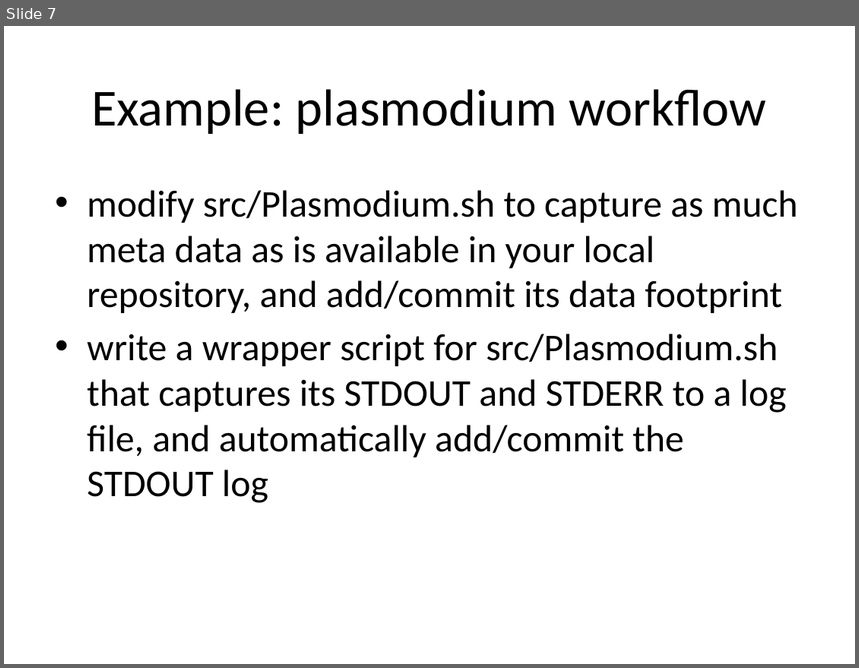
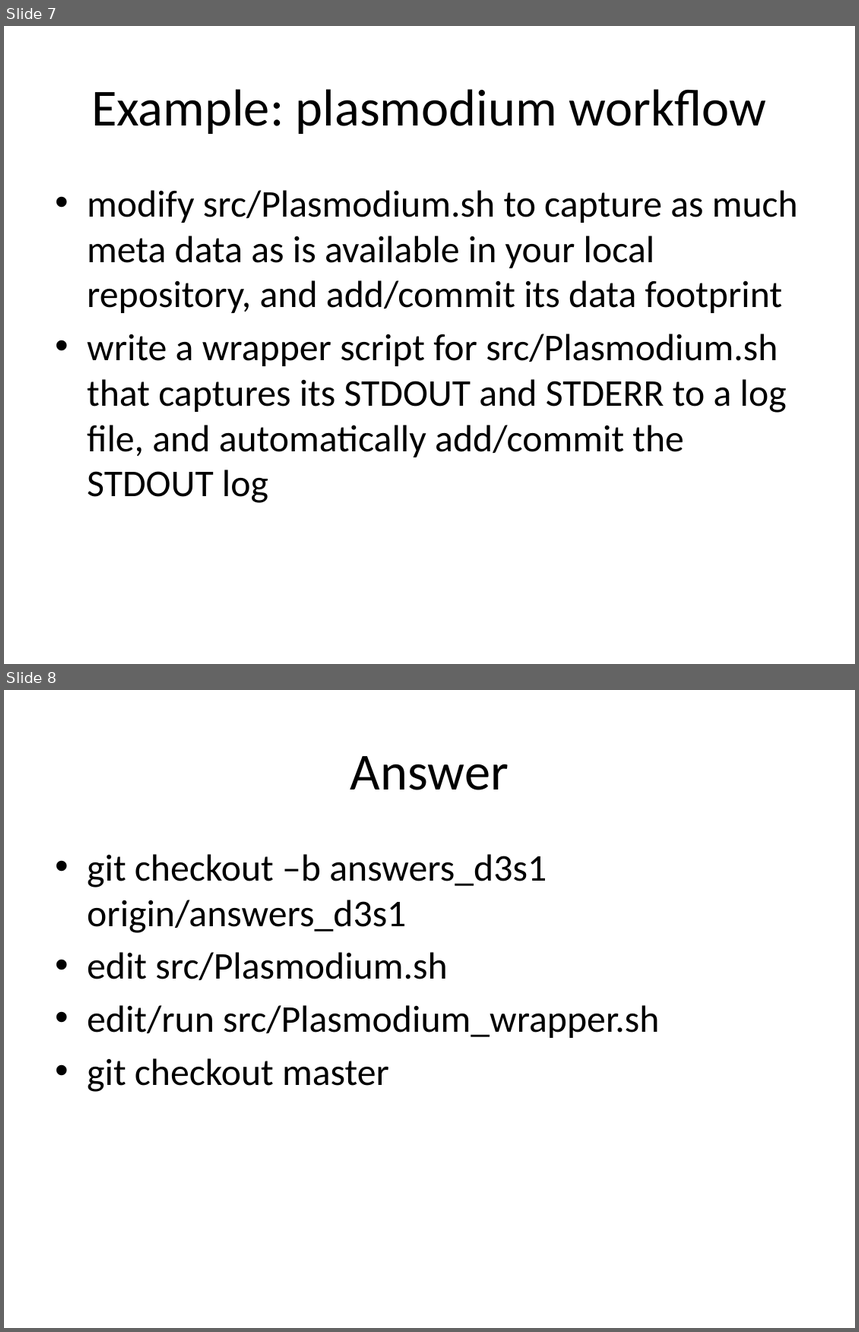
Before and after one commit to rvosa/ngs-workflows, a slide deck: doc/slides/day3/session1/Workflows.pptx. Shown one above the other, each under a label of ours: slide 7 before the commit, slides 7 and 8 after it. The pictures are 859x668 and 859x1332 pixels, drawn with LibreOffice and Linux fonts; fonts in the diff are those of the drawing. Boxes give left, top, right and bottom in pixels: in the first picture for what was removed or moved away, otherwise in the second. Text is boxed around its words. In the diff, an @@ line names an element or a change of style, - is before the commit and + after.

Commit message:
added answers page

```diff
--- a/doc/slides/day3/session1/Workflows.pptx
+++ b/doc/slides/day3/session1/Workflows.pptx
@@ slide 8 added at [4, 690, 855, 1328], background #FFFFFF @@
@@ title added at [351, 756, 509, 790], 44 pt, text #000000 @@
+Answer
@@ text added at [87, 854, 659, 1092], 32 pt, text #000000 @@
+• git checkout –b answers_d3s1 origin/answers_d3s1
+• edit src/Plasmodium.sh
+• edit/run src/Plasmodium_wrapper.sh
+• git checkout master
```
Also in this commit, not shown: 1 slide changed.
